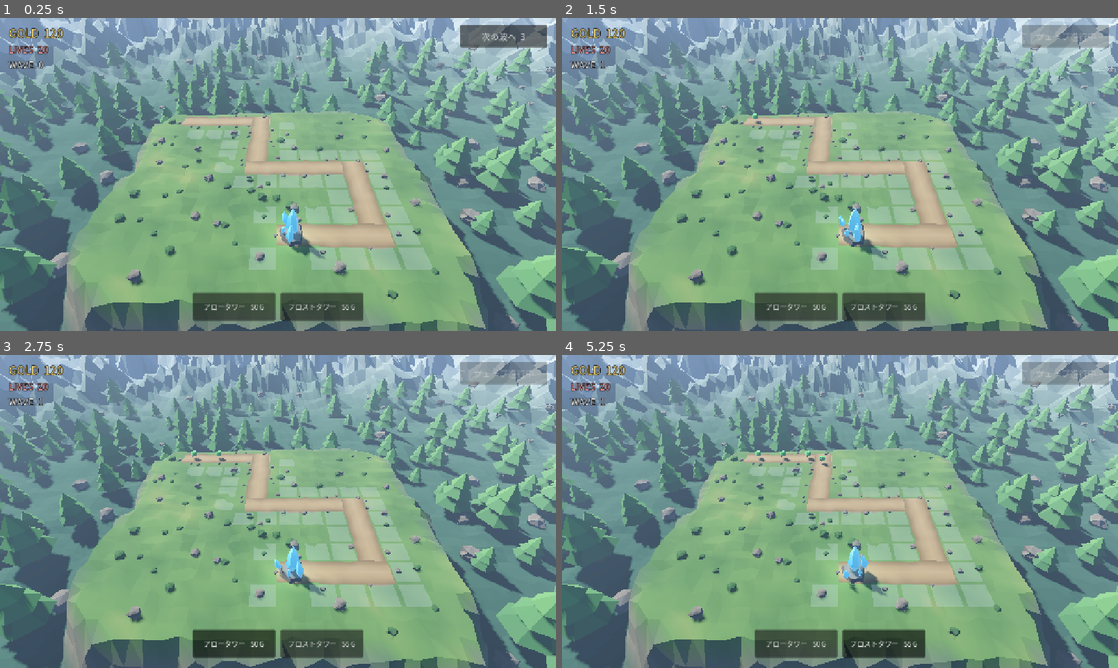
Above: before the commit, frames 1-4 (two rows, left to right).
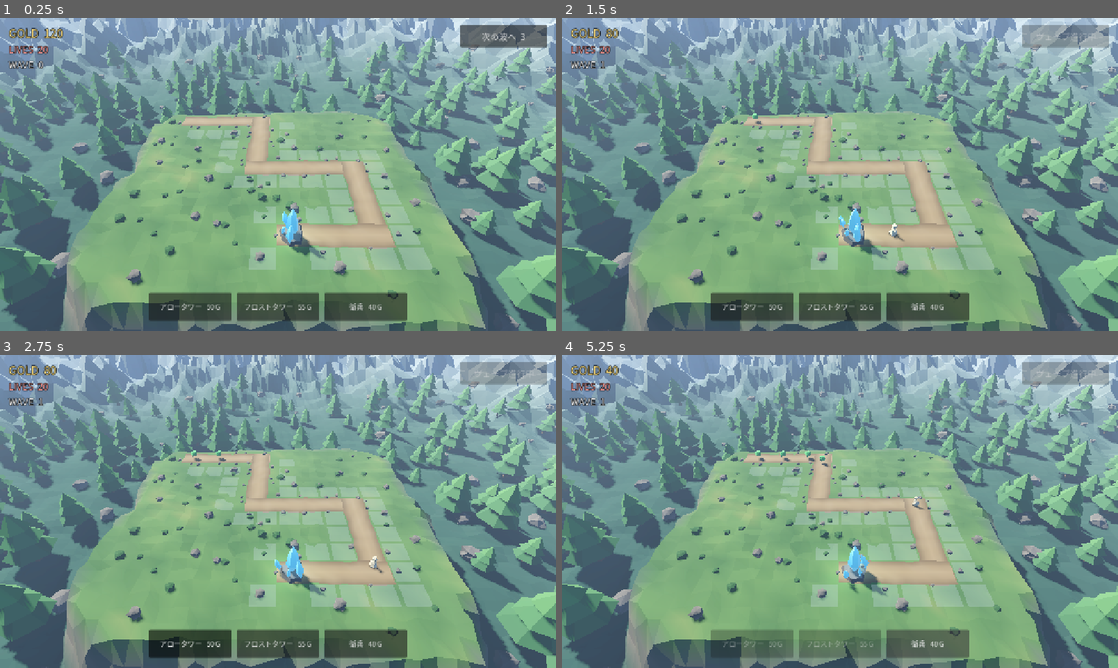
Above: after the commit, the same moments.

Repository: itsuki117/towerdefense
Game: Godot game, scene res://scenes/main.tscn
Two runs of this game, one before a commit and one after it. Both use one fixed random seed, a clock stepped at 60 frames per second and the inputs below.
Inputs (mouse positions are in pixels of both pictures, inside the frame that each line leads up to):
- Up to frame 1 (0.25 s): no input
- Up to frame 2 (1.5 s): click (928, 305) at 0.5 s, where only the run after the commit has a clickable "衛兵 40 G"; click "次の波へ 2" at 1.25 s
- Up to frame 3 (2.75 s): click "アロータワー 50 G" at 2 s
- Up to frame 4 (5.25 s): click "フロストタワー 55 G" at 2.75 s; click "アロータワー 50 G" at 3.5 s; click "フロストタワー 55 G" at 4.25 s; click (928, 642) at 5 s, where only the run after the commit has a clickable "衛兵 40 G"

The runs differ from the first frame. In frame 1, 1.9% of the frame differs, in the area x 26-74%, y 87-97%; in frame 2, 2.1%; in frame 3, 2.1%; in frame 4, 3.8%, in the area x 7-74%, y 3-97%.

Commit message:
自軍の戦士を追加する
GDD §16.4-4。ゴールドで雇うと拠点から出て道を遡り、敵とぶつかったところで
足を止めて殴り合う。

**経路探索は使っていない。** 道グラフを「ゴールから遠ざかる向き」に辿るだけ
(RouteGraph.next_node_away)。行き先を選ぶ理由があるのは敵のほう（守りの薄い枝へ
回りたい）で、戦士は前へ出るだけなので、敵の A* をそのまま使い回すのは過剰だった。

- **1 人が足止めできる敵は 1 体。** 手が空いている戦士がいなければ敵は素通りする。
  この規則だと「何人出したか」がそのまま止められる数になり、画面を見れば
  何が起きているか分かる
- 倒れた戦士は戻ってこない（消耗品）。タワーと同じ財布から出すので、
  「守りに置くか、前に出すか」の選択になる
- 同時に出せるのは 8 人まで。ゴールドだけで抑えると道を塞ぐ壁になってしまう
- 同時に雇うと全員が同じ位置に重なるので、道の中心から左右へ散らして横並びに見せる
- 敵にも近接の数値 (melee_damage / attack_rate) を足した。既存の .tres は
  既定値で動くので触っていない
- 戦士は置く場所を選ばないので、ボタンは押した時点で雇い終わる（タワーのような
  トグルにしない）。人数がいっぱいのときも押せなくする

確認（タワーを 1 本も建てずに衛兵 3 人だけ）:

   5 秒 戦士 3 人 / 敵 4 体（足止め 0）/ ライフ 20 … まだ出会っていない
  10 秒 戦士 3 人 / 敵 4 体（足止め 3）/ ライフ 20 … 3 体を掴んでいる
  15 秒 戦士 3 人 / 敵 0 体（足止め 0）/ ライフ 20 … 全部倒し、誰も通していない

タワー側の回帰も確認（3 本 → 波 6 で敗北、headless_check の撃破と減速も観測）。

Co-Authored-By: Claude Opus 5 <noreply@anthropic.com>

Diff:
--- /dev/null
+++ b/resources/warriors/warrior_guard.tres
@@ -0,0 +1,14 @@
+[gd_resource type="Resource" script_class="WarriorData" load_steps=2 format=3]
+
+[ext_resource type="Script" path="res://scripts/data/warrior_data.gd" id="1_warrior_data"]
+
+[resource]
+script = ExtResource("1_warrior_data")
+display_name = "衛兵"
+cost = 40
+max_hp = 40
+damage = 5
+attack_rate = 1.2
+move_speed = 3.0
+engage_radius = 1.1
+body_color = Color(0.86, 0.8, 0.66, 1)
--- a/scenes/main.tscn
+++ b/scenes/main.tscn
@@ -6,6 +6,9 @@
 [ext_resource type="Script" path="res://scripts/base_crystal.gd" id="22_base_crystal"]
 [ext_resource type="Script" path="res://scripts/level.gd" id="23_level"]
 [ext_resource type="Script" path="res://scripts/build_grid_view.gd" id="25_build_grid_view"]
+[ext_resource type="Script" path="res://scripts/warrior_manager.gd" id="26_warrior_manager"]
+[ext_resource type="PackedScene" path="res://scenes/warrior.tscn" id="27_warrior"]
+[ext_resource type="Resource" path="res://resources/warriors/warrior_guard.tres" id="28_warrior_guard"]
 [ext_resource type="Script" path="res://scripts/interval_screen.gd" id="24_interval_screen"]
 [ext_resource type="Script" uid="uid://b4ol4218moxot" path="res://scripts/wave_manager.gd" id="2_wave_manager"]
 [ext_resource type="Script" uid="uid://b8lrcfllh0v23" path="res://scripts/hud.gd" id="3_hud"]
@@ -168,6 +171,13 @@
 
 [node name="Enemies" type="Node3D" parent="." groups=["enemy_container"]]
 
+[node name="Warriors" type="Node3D" parent="."]
+
+[node name="WarriorManager" type="Node" parent="."]
+script = ExtResource("26_warrior_manager")
+warrior_scene = ExtResource("27_warrior")
+warriors_parent_path = NodePath("../Warriors")
+
 [node name="Projectiles" type="Node3D" parent="." groups=["projectile_container"] unique_id=341047104]
 
 [node name="Effects" type="Node3D" parent="." groups=["effect_container"]]
@@ -185,7 +195,9 @@
 script = ExtResource("3_hud")
 tower_options = [ExtResource("6_tower_arrow"), ExtResource("19_tower_frost")]
 build_manager_path = NodePath("../../BuildManager")
+warrior_options = [ExtResource("28_warrior_guard")]
 wave_manager_path = NodePath("../../WaveManager")
+warrior_manager_path = NodePath("../../WarriorManager")
 
 [node name="Stats" type="VBoxContainer" parent="UI/HUD" unique_id=506892068]
 layout_mode = 1
--- /dev/null
+++ b/scenes/warrior.tscn
@@ -0,0 +1,8 @@
+[gd_scene load_steps=2 format=3]
+
+[ext_resource type="Script" path="res://scripts/warrior.gd" id="1_warrior"]
+
+[node name="Warrior" type="Node3D"]
+script = ExtResource("1_warrior")
+
+[node name="Visual" type="Node3D" parent="."]
--- a/scripts/data/enemy_data.gd
+++ b/scripts/data/enemy_data.gd
@@ -14,5 +14,9 @@
 @export var gold_value: int = 5
 ## 拠点に到達されたときに減るライフ。
 @export var damage: int = 1
+## 足止めしてきた戦士に与えるダメージ。
+@export var melee_damage: int = 4
+## 戦士への攻撃レート (回/秒)。
+@export_range(0.1, 5.0, 0.1) var attack_rate: float = 1.0
 @export var body_color: Color = Color(0.35, 0.75, 0.4)
 @export_range(0.1, 2.0, 0.05) var body_scale: float = 1.0
--- /dev/null
+++ b/scripts/data/warrior_data.gd
@@ -0,0 +1,20 @@
+class_name WarriorData
+extends Resource
+## 自軍ユニット 1 種類ぶんのステータス。
+##
+## EnemyData / TowerData と同じ方針で、シーンは 1 つ・差分は .tres で表現する。
+## 役職を増やすときはここに .tres を足すだけで済ませたい（§16.4-5）。
+
+@export var display_name: String = "戦士"
+## 雇用コスト（ゴールド）。タワーと同じ経済から出す。
+@export var cost: int = 40
+@export var max_hp: int = 40
+## 1 回の攻撃で与えるダメージ。
+@export var damage: int = 5
+## 攻撃レート (回/秒)。
+@export_range(0.1, 5.0, 0.1) var attack_rate: float = 1.2
+## 道の上を進む速さ (m/秒)。
+@export_range(0.5, 10.0, 0.1) var move_speed: float = 3.0
+## この距離まで近づいた敵を足止めする。
+@export_range(0.5, 5.0, 0.1) var engage_radius: float = 1.1
+@export var body_color: Color = Color(0.82, 0.78, 0.68)
--- a/scripts/enemy.gd
+++ b/scripts/enemy.gd
@@ -6,6 +6,9 @@
 ## なったので自前で辺を渡り歩く。**節に着くたびに A* でゴールまでの経路を出し、
 ## 次に進む辺を選ぶ**（RouteGraph）。タワーに守られた区間はコストが高いので、
 ## 守りの薄い枝があればそちらへ回る。
+##
+## 自軍の戦士に掴まれると足を止めて殴り合う。**掴めるのは 1 体につき 1 人**で、
+## 手が空いている戦士がいなければ素通りする。
 ##
 ## 生成側 (WaveManager) が setup() でグラフと種別を渡してから add_child すること。
 
@@ -54,6 +57,9 @@
 var _to_node: int = 0
 var _edge: int = -1
 var _travelled: float = 0.0
+## 足止めしてきた戦士。null なら前進中。
+var _blocker: Node = null
+var _attack_cooldown: float = 0.0
 
 
 ## グラフと種別を渡す。add_child より前に呼ぶこと。
@@ -80,6 +86,13 @@
 	_update_slow(delta)
 	_update_hop(delta)
 	_update_flash(delta)
+
+	# 掴まれている間は進まない。相手が倒れたら勝手に解ける。
+	if _blocker != null and not is_instance_valid(_blocker):
+		_blocker = null
+	if _blocker != null:
+		_fight(delta)
+		return
 	_advance(data.speed * _slow_factor * delta)
 
 
@@ -135,6 +148,32 @@
 		look_at(position + forward, Vector3.UP)
 
 
+## 手が空いている（まだ誰にも止められていない）か。
+func can_be_engaged() -> bool:
+	return not _finished and _blocker == null
+
+
+## 戦士が足止めを始める。すでに掴まれていたら false。
+func engage(warrior: Node) -> bool:
+	if not can_be_engaged():
+		return false
+	_blocker = warrior
+	return true
+
+
+## 掴んでいた戦士が倒れたときに呼ばれる。また歩き出す。
+func release() -> void:
+	_blocker = null
+
+
+func _fight(delta: float) -> void:
+	_attack_cooldown -= delta
+	if _attack_cooldown > 0.0:
+		return
+	_attack_cooldown = 1.0 / maxf(data.attack_rate, 0.01)
+	_blocker.call(&"take_damage", data.melee_damage)
+
+
 func take_damage(amount: int) -> void:
 	if _finished:
 		return
@@ -199,6 +238,8 @@
 func _finish(reached_goal: bool) -> void:
 	_finished = true
 	remove_from_group(&"enemy")
+	# 掴まれたまま消えると、戦士が倒した相手を待ち続けてしまう。
+	_blocker = null
 	if data == null:
 		queue_free()
 		return
--- a/scripts/hud.gd
+++ b/scripts/hud.gd
@@ -1,14 +1,19 @@
 extends Control
-## ゴールド / ライフ / ウェーブの表示と、タワー選択・ウェーブ開始ボタン。
+## ゴールド / ライフ / ウェーブの表示と、タワー選択・戦士雇用・ウェーブ開始ボタン。
 ##
 ## 表示は GameState の signal を購読するだけで、こちらから状態を書き換えない。
-## ボタンは tower_options の TowerData から生成するので、タワーが増えたら
-## 配列に .tres を足すだけでよい（ステップ6の 2 種類目もこれで済む）。
+## ボタンは .tres の配列から生成するので、種類が増えたら配列に足すだけでよい。
+##
+## タワーは「選んでから盤面をクリック」なのでトグル、戦士は押した時点で
+## 雇い終わるので普通のボタン、と押し心地を分けてある。
 
 ## TowerData の配列。
 @export var tower_options: Array = []
+## WarriorData の配列。
+@export var warrior_options: Array = []
 @export var build_manager_path: NodePath
 @export var wave_manager_path: NodePath
+@export var warrior_manager_path: NodePath
 
 @onready var _gold_label: Label = $Stats/GoldLabel
 @onready var _lives_label: Label = $Stats/LivesLabel
@@ -18,8 +23,11 @@
 
 var _build_manager: BuildManager = null
 var _wave_manager: WaveManager = null
+var _warrior_manager: WarriorManager = null
 ## Button -> TowerData
 var _buttons: Dictionary = {}
+## Button -> WarriorData
+var _warrior_buttons: Dictionary = {}
 
 
 func _ready() -> void:
@@ -31,7 +39,10 @@
 	if _wave_manager == null:
 		push_error("HUD: wave_manager_path に WaveManager を指定してください")
 
+	_warrior_manager = get_node_or_null(warrior_manager_path) as WarriorManager
+
 	_create_tower_buttons()
+	_create_warrior_buttons()
 
 	GameState.gold_changed.connect(_on_gold_changed)
 	GameState.lives_changed.connect(_on_lives_changed)
@@ -66,6 +77,31 @@
 		button.toggled.connect(_on_tower_button_toggled.bind(button))
 		_tower_bar.add_child(button)
 		_buttons[button] = data
+
+
+## 戦士は置く場所を選ばないので、押した時点で雇い終わる（トグルにしない）。
+func _create_warrior_buttons() -> void:
+	for option in warrior_options:
+		var data := option as WarriorData
+		if data == null:
+			continue
+		var button := Button.new()
+		button.focus_mode = Control.FOCUS_NONE
+		button.custom_minimum_size = Vector2(190, 56)
+		button.text = "%s   %d G" % [data.display_name, data.cost]
+		button.tooltip_text = "HP %d ／ ダメージ %d ／ %.1f 回/秒　拠点から出て道を塞ぐ" % [
+			data.max_hp, data.damage, data.attack_rate,
+		]
+		button.pressed.connect(_on_warrior_button_pressed.bind(data))
+		_tower_bar.add_child(button)
+		_warrior_buttons[button] = data
+
+
+func _on_warrior_button_pressed(data: WarriorData) -> void:
+	if _warrior_manager != null:
+		_warrior_manager.hire(data)
+	# 人数がいっぱいになった／ゴールドが減った結果を押し心地へ返す。
+	_refresh_buttons(GameState.gold)
 
 
 func _on_tower_button_toggled(pressed: bool, button: Button) -> void:
@@ -126,3 +162,10 @@
 			button.set_pressed_no_signal(false)
 			if _build_manager != null and _build_manager.get_selected() == data:
 				_build_manager.clear_selection()
+
+	# 戦士は買えないときに加えて、人数がいっぱいのときも押せなくする。
+	var full := _warrior_manager != null and _warrior_manager.is_full()
+	for key in _warrior_buttons:
+		var button := key as Button
+		var data := _warrior_buttons[key] as WarriorData
+		button.disabled = full or current_gold < data.cost
--- a/scripts/route_graph.gd
+++ b/scripts/route_graph.gd
@@ -150,6 +150,25 @@
 	if candidates.size() == 1:
 		return int(candidates[0][0])
 	return _pick_weighted(candidates, cheapest)
+
+
+## from からゴールと逆向きに進む節を選ぶ。自軍の戦士が前線へ出ていくのに使う。
+##
+## 「ゴールまでのコストが今より大きくなる隣」を選べば道を遡れる。
+## 候補が複数（分岐）あるときは等確率で選び、戦士が枝に散るようにする。
+## 敵の抽選と違って寄せる理由が無い（守りの薄い側へ行きたいのは敵のほう）。
+func next_node_away(from: int, previous: int = -1) -> int:
+	var here := cost_to_goal(from)
+	var candidates: Array = []
+	for link in _adjacency.get(from, []):
+		var neighbour := int(link[0])
+		if neighbour == previous:
+			continue
+		if cost_to_goal(neighbour) > here:
+			candidates.append(neighbour)
+	if candidates.is_empty():
+		return -1
+	return int(candidates[_rng.randi_range(0, candidates.size() - 1)])
 
 
 ## コストが安い枝ほど重い抽選。重みは (最安 / その枝) ^ BRANCH_SHARPNESS。
--- /dev/null
+++ b/scripts/warrior.gd
@@ -0,0 +1,225 @@
+class_name Warrior
+extends Node3D
+## クリスタルから出て道を遡り、敵とぶつかったら足を止めて戦う自軍ユニット。
+##
+## **経路探索は要らない。** 道グラフを「ゴールから遠ざかる向き」に辿るだけ
+## (RouteGraph.next_node_away)。行き先を選ぶ理由があるのは敵のほうで、
+## 戦士は前へ出ていくだけなので、敵の A* をそのまま使い回さない。
+##
+## **1 人が足止めできる敵は 1 体。** 手が空いている戦士がいなければ敵は素通りする。
+## この規則だと「何人出したか」がそのまま止められる数になり、
+## 画面を見ただけで何が起きているか分かる。
+##
+## 生成側 (WarriorManager) が setup() でグラフと種別を渡してから add_child すること。
+
+## 倒れた。雇い直しの判断は WarriorManager 側でする。
+signal died
+
+const BODY_SIZE := Vector3(0.3, 0.44, 0.3)
+## 道の中心から左右へ散らす幅。道の半幅より内側に収める。
+const SIDE_SPREAD := 0.55
+const HEAD_SIZE := Vector3(0.2, 0.18, 0.2)
+## 被弾したときに一瞬混ぜる色と、その持続時間。敵と同じ見せ方に揃える。
+const FLASH_COLOR := Color(1.0, 0.96, 0.85)
+const FLASH_TIME := 0.13
+const FLASH_STRENGTH := 0.8
+
+@export var data: WarriorData
+
+@onready var _visual: Node3D = $Visual
+
+var _graph: RouteGraph = null
+var _hp: int = 1
+var _finished: bool = false
+var _material: StandardMaterial3D = null
+## 今いる辺（_from_node から _to_node へ）と、その辺をどれだけ進んだか。
+var _from_node: int = 0
+var _to_node: int = 0
+var _edge: int = -1
+var _travelled: float = 0.0
+## これ以上前に出られない（湧き口まで来た）。
+var _at_front: bool = false
+## 道の中心からの左右のずれ。同時に雇うと全員が同じ位置に重なるので、
+## 個体ごとに散らして横並びに見せる。
+var _side_offset: float = 0.0
+## 足止めしている敵。null なら前進中。
+var _target: Enemy = null
+var _attack_cooldown: float = 0.0
+var _flash_remaining: float = 0.0
+
+
+## グラフと種別を渡す。add_child より前に呼ぶこと。
+func setup(graph: RouteGraph, warrior_data: WarriorData) -> void:
+	_graph = graph
+	data = warrior_data
+
+
+func _ready() -> void:
+	add_to_group(&"warrior")
+	if data == null or _graph == null:
+		push_warning("Warrior: setup() でデータとグラフを渡してください")
+		set_physics_process(false)
+		return
+	_hp = data.max_hp
+	_side_offset = randf_range(-SIDE_SPREAD, SIDE_SPREAD)
+	_build_visual()
+	# 拠点（＝敵のゴール）から出て、道を遡っていく。
+	_start_at(_graph.goal)
+
+
+func _physics_process(delta: float) -> void:
+	if _finished or data == null:
+		return
+	_update_flash(delta)
+
+	if _target != null and not is_instance_valid(_target):
+		# 相手が倒れた。また前へ出る。
+		_target = null
+	if _target == null:
+		_look_for_target()
+	if _target != null:
+		_fight(delta)
+		return
+	if not _at_front:
+		_advance(data.move_speed * delta)
+
+
+## 射程ならぬ足止め範囲に入った、まだ誰にも止められていない敵を掴む。
+func _look_for_target() -> void:
+	var best: Enemy = null
+	var best_distance := data.engage_radius
+	for node in get_tree().get_nodes_in_group(&"enemy"):
+		var enemy := node as Enemy
+		if enemy == null or not enemy.can_be_engaged():
+			continue
+		var distance := global_position.distance_to(enemy.global_position)
+		if distance < best_distance:
+			best_distance = distance
+			best = enemy
+	if best != null and best.engage(self):
+		_target = best
+		# 掴んだ相手のほうを向く。止まって殴り合っているのが分かるように。
+		_face(best.global_position)
+
+
+func _fight(delta: float) -> void:
+	_attack_cooldown -= delta
+	if _attack_cooldown > 0.0:
+		return
+	_attack_cooldown = 1.0 / maxf(data.attack_rate, 0.01)
+	_target.take_damage(data.damage)
+
+
+func take_damage(amount: int) -> void:
+	if _finished:
+		return
+	_flash_remaining = FLASH_TIME
+	_refresh_color()
+	_hp -= amount
+	if _hp <= 0:
+		_fall()
+
+
+func _fall() -> void:
+	_finished = true
+	remove_from_group(&"warrior")
+	if _target != null and is_instance_valid(_target):
+		# 掴んでいた敵を放してやらないと、その敵が永久に止まったままになる。
+		_target.release()
+	Burst.spawn(self, global_position + Vector3.UP * BODY_SIZE.y, Burst.Kind.DEATH, data.body_color)
+	Sfx.play(&"enemy_die", -6.0)
+	died.emit()
+	queue_free()
+
+
+## 道の上を distance だけ進める。節に着いたらゴールと逆向きの隣へ乗り換える。
+func _advance(distance: float) -> void:
+	_travelled += distance
+	var length := _graph.edge_length(_edge)
+	while _travelled >= length:
+		_travelled -= length
+		var next := _graph.next_node_away(_to_node, _from_node)
+		if next < 0:
+			# 湧き口まで来た。ここで敵を待つ。
+			_travelled = length
+			_at_front = true
+			break
+		_step_to(next)
+		length = _graph.edge_length(_edge)
+	_place_on_edge(length)
+
+
+func _start_at(node: int) -> void:
+	_from_node = node
+	_edge = -1
+	_travelled = 0.0
+	var next := _graph.next_node_away(node)
+	if next < 0 or not _step_to(next):
+		_at_front = true
+		position = _graph.position_of(node)
+		return
+	_place_on_edge(_graph.edge_length(_edge))
+
+
+func _step_to(next: int) -> bool:
+	var current := _to_node if _edge >= 0 else _from_node
+	var edge := _graph.edge_between(current, next)
+	if edge < 0:
+		return false
+	_from_node = current
+	_to_node = next
+	_edge = edge
+	return true
+
+
+func _place_on_edge(length: float) -> void:
+	var from := _graph.position_of(_from_node)
+	var to := _graph.position_of(_to_node)
+	var center := from.lerp(to, clampf(_travelled / maxf(length, 0.0001), 0.0, 1.0))
+	var forward := to - from
+	forward.y = 0.0
+	if forward.length_squared() > 0.0001:
+		center += forward.normalized().cross(Vector3.UP) * _side_offset
+	position = center
+	_face(to)
+
+
+func _face(target: Vector3) -> void:
+	var forward := target - position
+	forward.y = 0.0
+	if forward.length_squared() > 0.0001:
+		look_at(position + forward, Vector3.UP)
+
+
+func _update_flash(delta: float) -> void:
+	if _flash_remaining <= 0.0:
+		return
+	_flash_remaining = maxf(_flash_remaining - delta, 0.0)
+	_refresh_color()
+
+
+## 胴と頭の 2 つの塊で作る。敵と同じ作り方なので見た目の質感が揃う。
+func _build_visual() -> void:
+	_material = LowPoly.vertex_color_material()
+
+	var body := MeshInstance3D.new()
+	body.mesh = LowPoly.blob(BODY_SIZE, Color.WHITE, 0.08)
+	body.set_surface_override_material(0, _material)
+	_visual.add_child(body)
+
+	var head := MeshInstance3D.new()
+	head.mesh = LowPoly.blob(HEAD_SIZE, Color.WHITE, 0.06, 13.0)
+	head.position.y = BODY_SIZE.y * 1.7
+	head.set_surface_override_material(0, _material)
+	_visual.add_child(head)
+
+	_refresh_color()
+
+
+func _refresh_color() -> void:
+	if _material == null or data == null:
+		return
+	var color := data.body_color
+	if _flash_remaining > 0.0:
+		color = color.lerp(FLASH_COLOR, _flash_remaining / FLASH_TIME * FLASH_STRENGTH)
+	_material.albedo_color = color
--- /dev/null
+++ b/scripts/warrior_manager.gd
@@ -0,0 +1,50 @@
+class_name WarriorManager
+extends Node
+## ゴールドを払って戦士を雇う。
+##
+## タワーと違って置く場所を選ばない（拠点から出て道を遡る）ので、
+## ボタンを押した時点で生成まで済ませる。選択の状態を持たない。
+##
+## 倒れた戦士は戻ってこない。雇い直しもゴールドを払う＝**消耗品**にしてある。
+## タワーと同じ財布から出すので、「守りに置くか、前に出すか」の選択になる。
+
+## 同時に出せる人数。ゴールドだけで抑えると、道を塞ぐ壁になってしまう。
+@export var max_alive: int = 8
+@export var warrior_scene: PackedScene
+@export var warriors_parent_path: NodePath
+
+var _parent: Node3D = null
+var _level: Level = null
+
+
+func _ready() -> void:
+	_parent = get_node_or_null(warriors_parent_path) as Node3D
+	_level = Level.find(self)
+	if _parent == null or warrior_scene == null:
+		push_error("WarriorManager: warrior_scene / warriors_parent_path を設定してください")
+
+
+func alive_count() -> int:
+	return get_tree().get_nodes_in_group(&"warrior").size()
+
+
+func is_full() -> bool:
+	return alive_count() >= max_alive
+
+
+## 1 人雇う。払えない・人数がいっぱい・盤面が無いときは false。
+func hire(data: WarriorData) -> bool:
+	if data == null or _parent == null or _level == null or _level.graph == null:
+		return false
+	if is_full():
+		return false
+	if not GameState.spend_gold(data.cost):
+		return false
+
+	var warrior := warrior_scene.instantiate() as Warrior
+	if warrior == null:
+		return false
+	warrior.setup(_level.graph, data)
+	_parent.add_child(warrior)
+	Sfx.play(&"build", -6.0)
+	return true
--- a/tools/vis_preview.gd
+++ b/tools/vis_preview.gd
@@ -23,7 +23,9 @@
 	GameState.gold = 9999
 	var manager: BuildManager = main.get_node(^"BuildManager")
 	# A* の確認は「何も建っていない状態」から始めたいので、既定の設置は飛ばす。
-	if not "astar" in OS.get_cmdline_user_args():
+	# A* と戦士の確認はタワー抜きで見たい（敵が着く前に溶けてしまうため）。
+	var bare := "astar" in OS.get_cmdline_user_args() or "warrior" in OS.get_cmdline_user_args()
+	if not bare:
 		_build_preview_towers(main, manager)
 	manager.clear_selection()
 
@@ -40,6 +42,8 @@
 		_check_astar(main)
 	if "grid" in OS.get_cmdline_user_args():
 		await _show_grid(main, manager)
+	if "warrior" in OS.get_cmdline_user_args():
+		await _check_warriors(main)
 
 	_report_stage(main)
 	# `-- stage3` のように番号を付けると、そのステージに着くまで進める。
@@ -240,3 +244,28 @@
 	# 当たり判定の更新を止めてカーソルを固定する。
 	manager.set_physics_process(false)
 	level.get_node(^"BuildGridView").set_cursor(free[0], true)
+
+
+
+## 戦士が拠点から出て、敵を足止めするかを確かめる。
+func _check_warriors(main: Node) -> void:
+	var manager: WarriorManager = main.get_node(^"WarriorManager")
+	var waves: WaveManager = main.get_node(^"WaveManager")
+	var data := load("res://resources/warriors/warrior_guard.tres")
+	for i in 3:
+		manager.hire(data)
+	print("VisPreview: 雇用 %d 人 / 上限 %d / 所持 %d" % [
+		manager.alive_count(), manager.max_alive, GameState.gold,
+	])
+	waves.request_next_wave()
+
+	for step in 3:
+		await get_tree().create_timer(5.0).timeout
+		var enemies := get_tree().get_nodes_in_group(&"enemy")
+		var blocked := 0
+		for node in enemies:
+			if not (node as Enemy).can_be_engaged():
+				blocked += 1
+		print("VisPreview: %2d 秒 戦士 %d 人 / 敵 %d 体（足止め %d）/ ライフ %d" % [
+			(step + 1) * 5, manager.alive_count(), enemies.size(), blocked, GameState.lives,
+		])
Not shown, added: scripts/data/warrior_data.gd.uid
Not shown, added: scripts/warrior.gd.uid
Not shown, added: scripts/warrior_manager.gd.uid
Not shown, changed: docs/GDD.md
